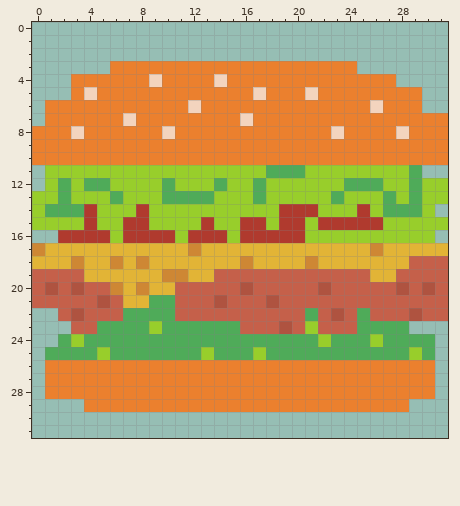
A pixel-art sprite gets an edit: textures/hamburger.png. Above, as it was before the edit.
The file is 32x32 pixels.
The result:
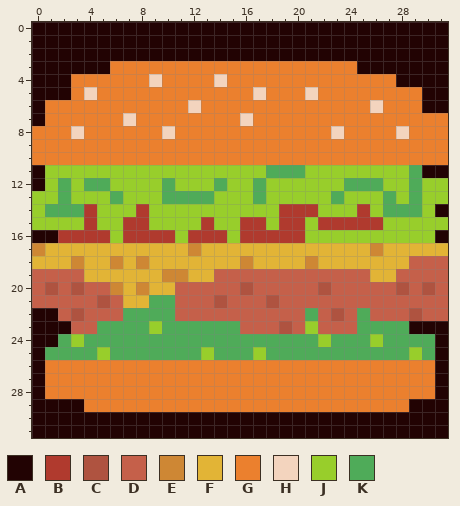
Palette (. is transparent): A #220303  B #b03a2e  C #af5340  D #c5604a  E #ce8734  F #e2b436  G #eb802e  H #f3d4be  J #98ce2b  K #4fab59
What changed:
@@ x 0..31 @@
- 0 ................................
- 1 ................................
- 2 ................................
- 3 ......GGGGGGGGGGGGGGGGGGG.......
- 4 ...GGGGGGHGGGGHGGGGGGGGGGGGG....
- 5 ...GHGGGGGGGGGGGGHGGGHGGGGGGGG..
- 6 .GGGGGGGGGGGHGGGGGGGGGGGGGHGGG..
- 7 .GGGGGGHGGGGGGGGHGGGGGGGGGGGGGGG
+ 0 AAAAAAAAAAAAAAAAAAAAAAAAAAAAAAAA
+ 1 AAAAAAAAAAAAAAAAAAAAAAAAAAAAAAAA
+ 2 AAAAAAAAAAAAAAAAAAAAAAAAAAAAAAAA
+ 3 AAAAAAGGGGGGGGGGGGGGGGGGGAAAAAAA
+ 4 AAAGGGGGGHGGGGHGGGGGGGGGGGGGAAAA
+ 5 AAAGHGGGGGGGGGGGGHGGGHGGGGGGGGAA
+ 6 AGGGGGGGGGGGHGGGGGGGGGGGGGHGGGAA
+ 7 AGGGGGGHGGGGGGGGHGGGGGGGGGGGGGGG
  8 GGGHGGGGGGHGGGGGGGGGGGGHGGGGHGGG
@@ x 0..31 @@
 10 GGGGGGGGGGGGGGGGGGGGGGGGGGGGGGGG
-11 .JJJJJJJJJJJJJJJJJKKKJJJJJJJJK..
-12 .JKJKKJJJJKJJJKJJKJJJJJJKKKJJKJJ
+11 AJJJJJJJJJJJJJJJJJKKKJJJJJJJJKAA
+12 AJKJKKJJJJKJJJKJJKJJJJJJKKKJJKJJ
 13 JJKJJJKJJJKKKKJJJKJJJJJKJJJKJKJJ
-14 JKKKBJJJBJJJJJJJJJJBBBJJJBJKKKJ.
+14 JKKKBJJJBJJJJJJJJJJBBBJJJBJKKKJA
 15 JJJJBJJBBJJJJBJJBBJBBJBBBBBJJJJJ
-16 ..BBBBJBBBBJBBBJBBBBBJJJJJJJJJJ.
+16 AABBBBJBBBBJBBBJBBBBBJJJJJJJJJJA
 17 EFFFFFFFFFFFEFFFFFFFFFFFFFEFFFFF
@@ x 0..31 @@
 21 DDDDDCDFFKKDDDCDDDCDDDDDDDDDDDDD
-22 ..DCDDDKKKKDDDDDDDDDDKDCDKDDDCDD
-23 ...DDKKKKJKKKKKKDDDCDJDDDKKKK...
-24 ..KJKKKKKKKKKKKKKKKKKKJKKKJKKKK.
-25 .KKKKJKKKKKKKJKKKJKKKKKKKKKKKJK.
-26 .GGGGGGGGGGGGGGGGGGGGGGGGGGGGGG.
-27 .GGGGGGGGGGGGGGGGGGGGGGGGGGGGGG.
-28 .GGGGGGGGGGGGGGGGGGGGGGGGGGGGGG.
-29 ....GGGGGGGGGGGGGGGGGGGGGGGGG...
-30 ................................
-31 ................................
+22 AADCDDDKKKKDDDDDDDDDDKDCDKDDDCDD
+23 AAADDKKKKJKKKKKKDDDCDJDDDKKKKAAA
+24 AAKJKKKKKKKKKKKKKKKKKKJKKKJKKKKA
+25 AKKKKJKKKKKKKJKKKJKKKKKKKKKKKJKA
+26 AGGGGGGGGGGGGGGGGGGGGGGGGGGGGGGA
+27 AGGGGGGGGGGGGGGGGGGGGGGGGGGGGGGA
+28 AGGGGGGGGGGGGGGGGGGGGGGGGGGGGGGA
+29 AAAAGGGGGGGGGGGGGGGGGGGGGGGGGAAA
+30 AAAAAAAAAAAAAAAAAAAAAAAAAAAAAAAA
+31 AAAAAAAAAAAAAAAAAAAAAAAAAAAAAAAA
Pixel boxes of the changes (left, top, right, bottom) in both pictures:
added: (32, 22, 448, 243)
added: (32, 308, 448, 438)
